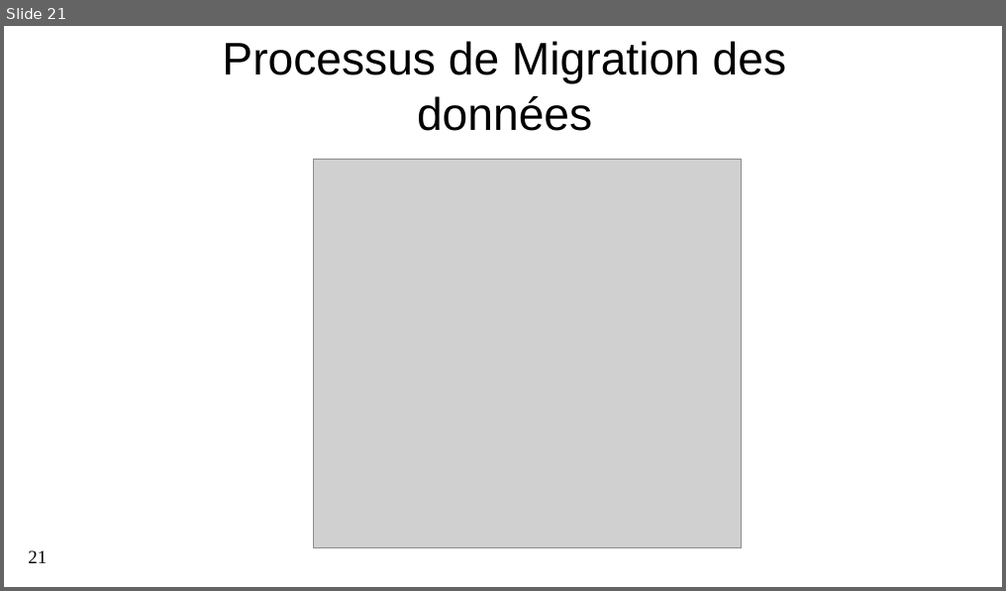
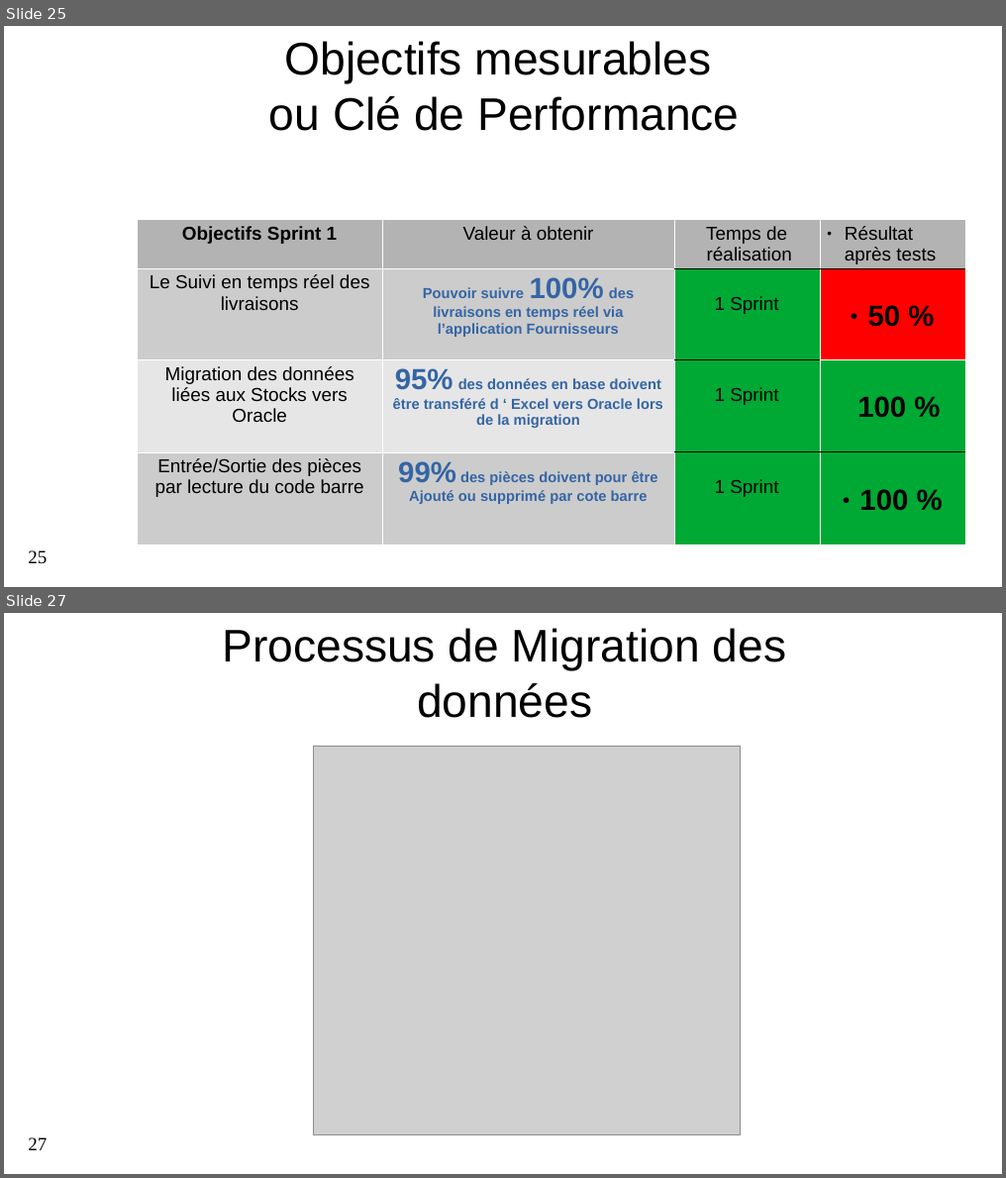
Before and after one commit to Lamessolo/ProjetLeadTech, a slide deck: P4_04_PresentationRecapitulatif.pptx. Shown one above the other, each under a label of ours: slide 21 before the commit, slides 25 and 27 after it; the slides between them are not shown. The pictures are 1006x591 and 1006x1178 pixels, drawn with LibreOffice and Linux fonts; fonts in the diff are those of the drawing; grey boxes stand for pictures; background and template pictures are left out. Boxes give left, top, right and bottom in pixels: in the first picture for what was removed or moved away, otherwise in the second. Text is boxed around its words. In the diff, an @@ line names an element or a change of style, - is before the commit and + after.

```diff
--- a/P4_04_PresentationRecapitulatif.pptx
+++ b/P4_04_PresentationRecapitulatif.pptx
@@ slide 25 added at <box>4,26,1002,587</box>, background #FFFFFF; not listed: 1 template element that a slide beside it also shows @@
@@ text added at <box>269,41,739,131</box>, 44 pt, text #000000 @@
+Objectifs mesurables
+ou Clé de Performance
@@ table added at <box>137,219,963,515</box>, 4 rows, 4 columns @@
+Objectifs Sprint 1 | Valeur à obtenir | Temps de / réalisation | Résultat après tests
+Le Suivi en temps réel des livraisons | Pouvoir suivre 100% des livraisons en temps réel via l’application Fournisseurs | 1 Sprint | 50 %
+Migration des données liées aux Stocks vers Oracle | 95% des données en base doivent être transféré d ‘ Excel vers Oracle lors de la migration | 1 Sprint | 100 %
+Entrée/Sortie des pièces par lecture du code barre | 99% des pièces doivent pour être Ajouté ou supprimé par cote barre | 1 Sprint | 100 %
@@ what was slide 21 is now slide 27 @@
@@ page number at <box>28,1138,47,1151</box>: text changed @@
-21
+27
```
Also in this commit, not shown: 10 slides changed, 9 other slides added, 6 slides removed, 5 other files.
